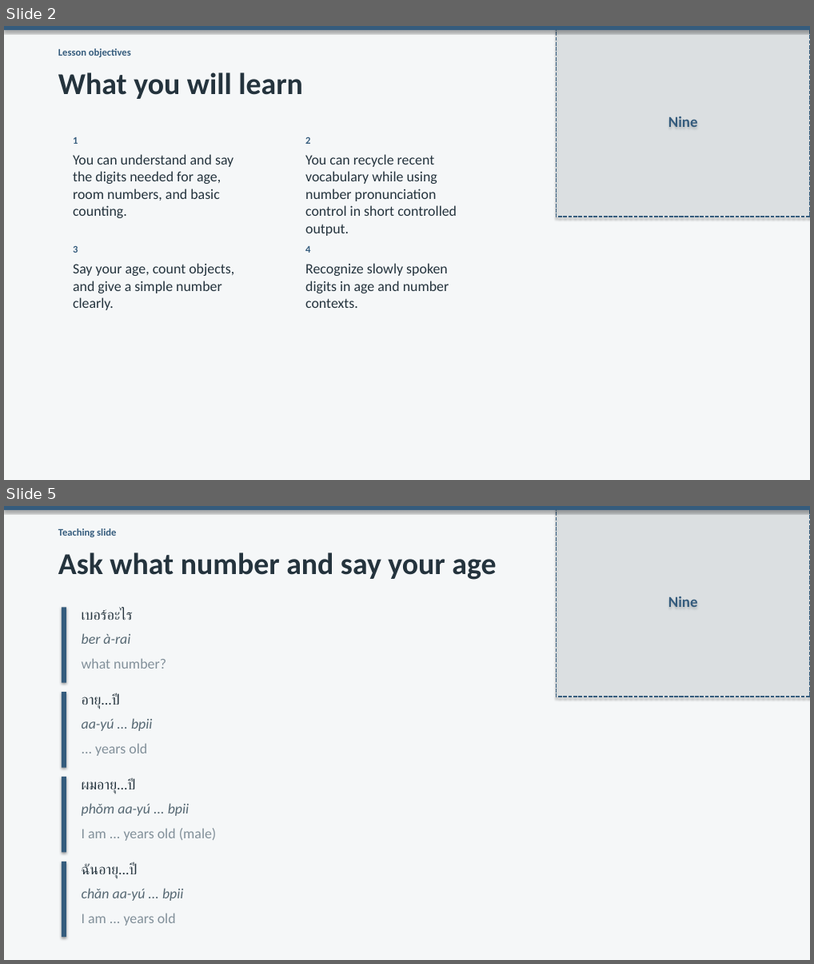
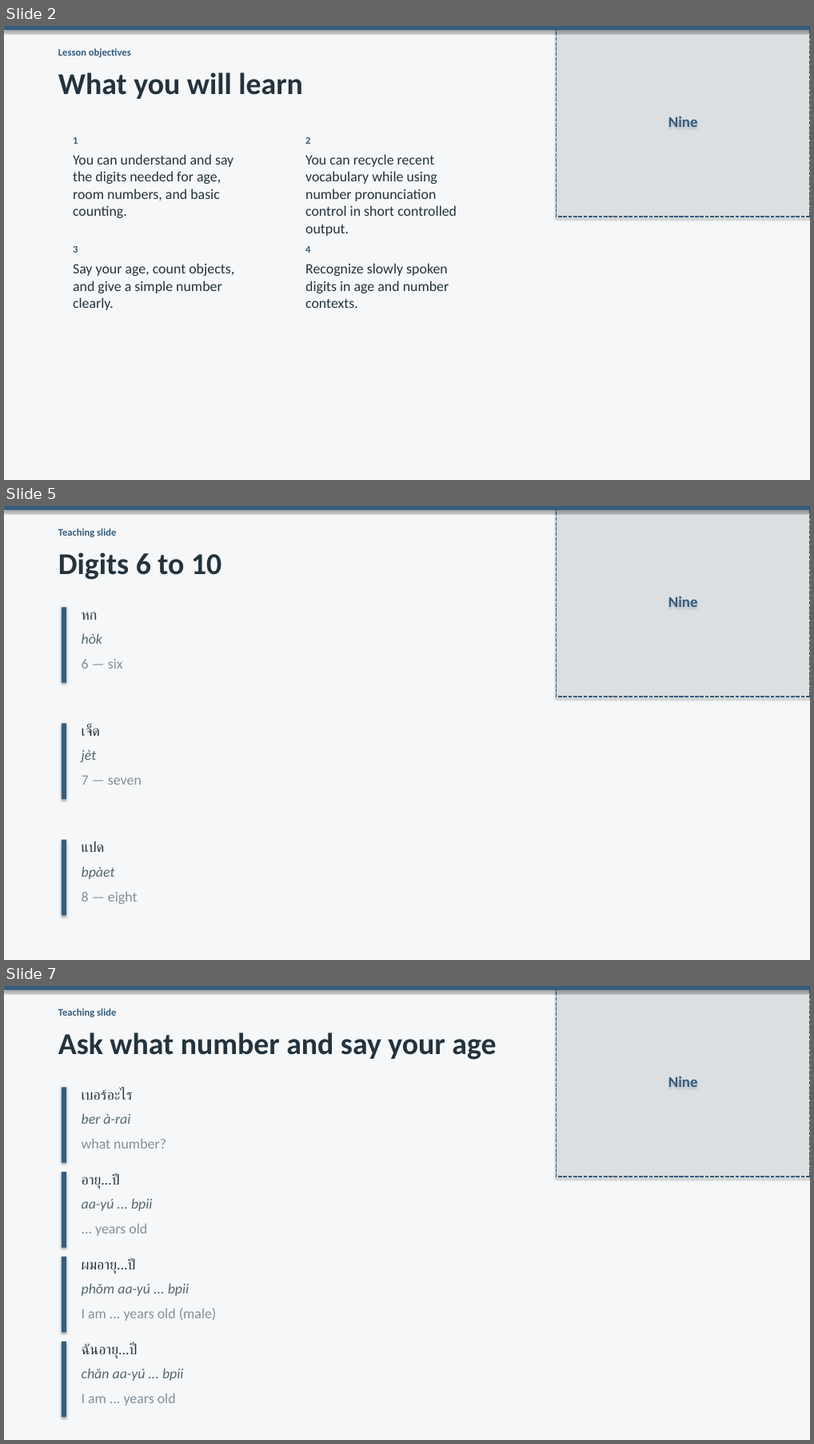
Before and after one commit to OTFTCS/thai-nine, a slide deck: course/modules/M01/L004/M01-L004-canva-deck.pptx. Shown one above the other, each under a label of ours: slides 2 and 5 before the commit, slides 2, 5 and 7 after it; the slides between them are not shown. The pictures are 814x964 and 814x1444 pixels, drawn with LibreOffice and Linux fonts; fonts in the diff are those of the drawing. Boxes give left, top, right and bottom in pixels: in the first picture for what was removed or moved away, otherwise in the second. Text is boxed around its words. In the diff, an @@ line names an element or a change of style, - is before the commit and + after.

```diff
--- a/course/modules/M01/L004/M01-L004-canva-deck.pptx
+++ b/course/modules/M01/L004/M01-L004-canva-deck.pptx
@@ slide 5 added at (4, 506, 810, 960), background #F5F7F8 @@
@@ rectangle added at (4, 506, 810, 510), fill #355C7D @@
@@ text added at (58, 528, 116, 537), 12 pt, text #355C7D, bold @@
+Teaching slide
@@ rectangle added at (556, 506, 810, 696), fill #DBE7EC at 30% opacity, outline #355C7D 1.5 pt dashed, 18 pt, text #355C7D, bold @@
+Nine
@@ text added at (58, 552, 222, 580), 36 pt, text #24333D, bold @@
+Digits 6 to 10
@@ rectangle added at (62, 607, 66, 683), fill #355C7D @@
@@ text added at (82, 612, 98, 620), 17 pt, text #24333D @@
+หก
@@ text added at (82, 633, 102, 644), 17 pt, text #566873, italic @@
+hòk
@@ text added at (82, 659, 123, 668), 17 pt, text #82909A @@
+6 — six
@@ rectangle added at (62, 723, 66, 799), fill #355C7D @@
@@ text added at (82, 725, 100, 736), 17 pt, text #24333D @@
+เจ็ด
@@ text added at (82, 750, 97, 762), 17 pt, text #566873, italic @@
+jèt
@@ text added at (82, 775, 142, 784), 17 pt, text #82909A @@
+7 — seven
@@ rectangle added at (62, 840, 66, 915), fill #355C7D @@
@@ text added at (82, 841, 105, 852), 17 pt, text #24333D @@
+แปด
@@ text added at (82, 866, 115, 879), 17 pt, text #566873, italic @@
+bpàet
@@ text added at (82, 891, 138, 904), 17 pt, text #82909A @@
+8 — eight
@@ what was slide 5 is now slide 7 @@
```
Also in this commit, not shown: 2 slides changed, 1 other slide added, 4 other files.
